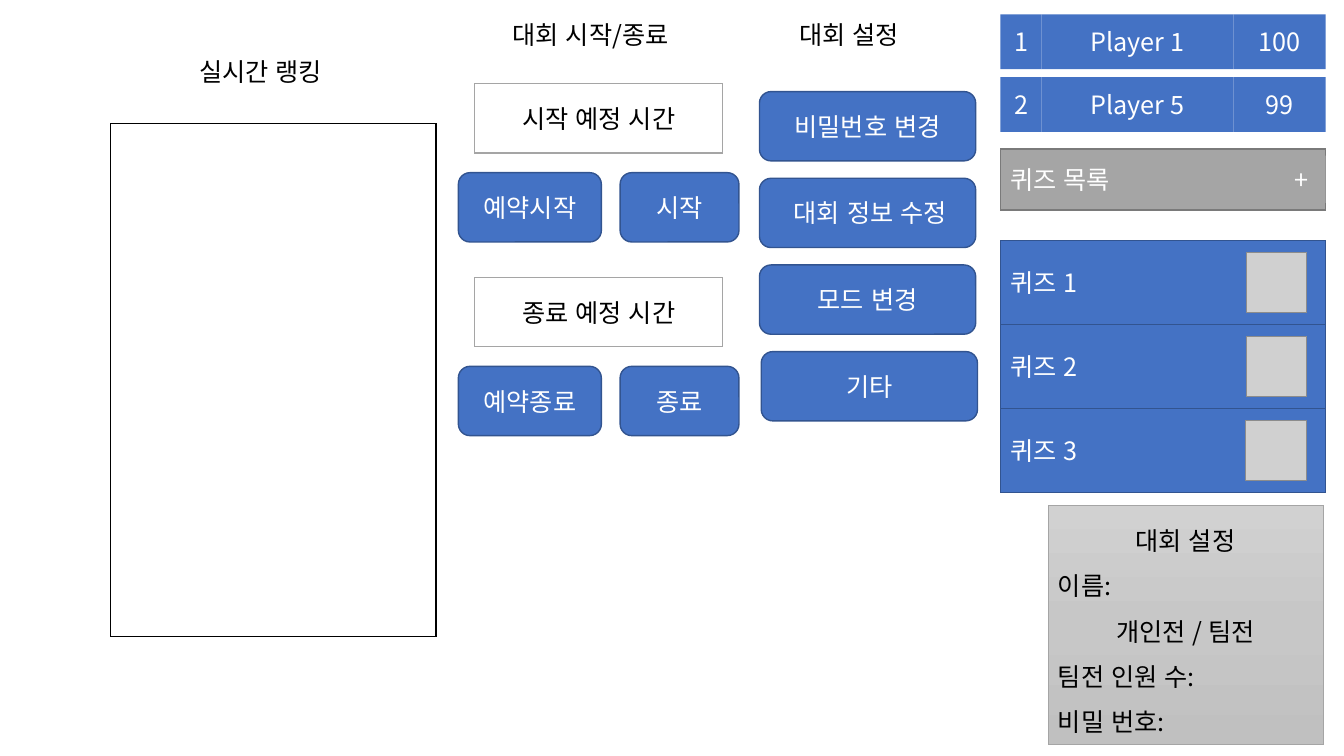
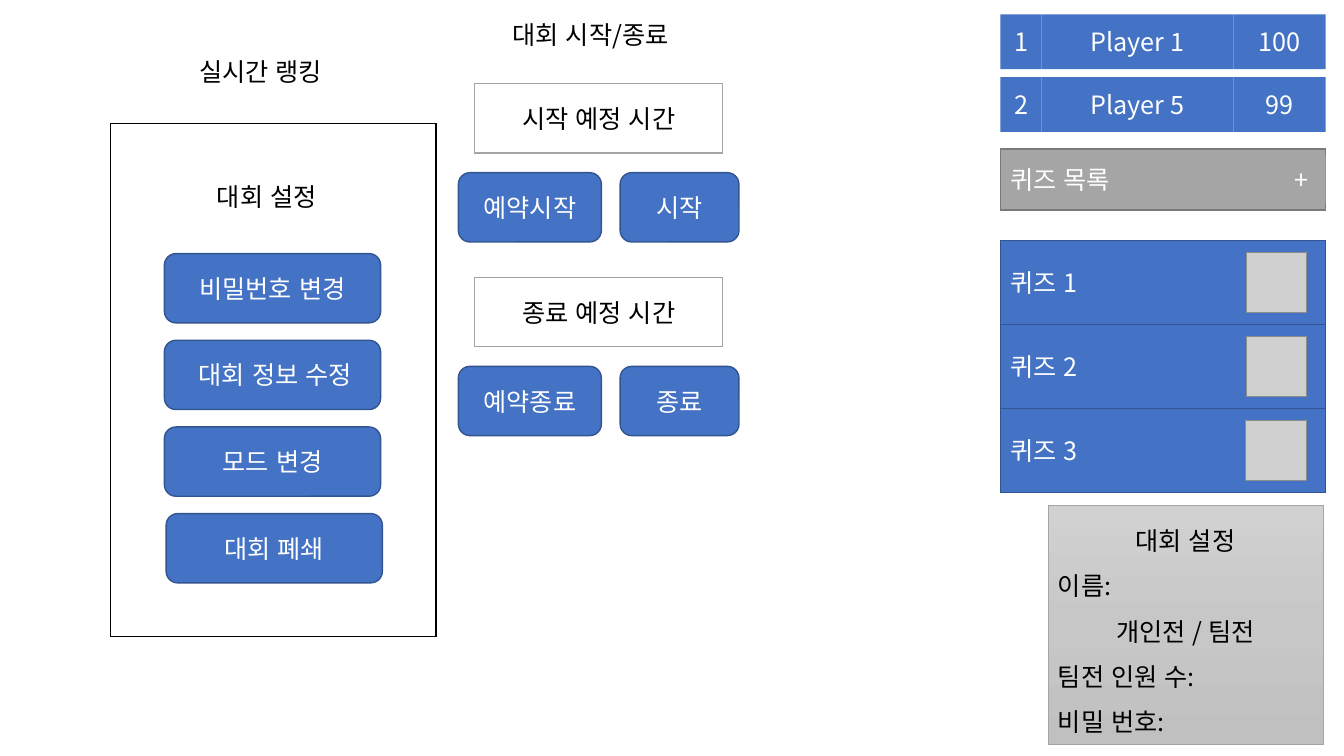
Before and after one commit to teamskh/Project-Treasurehunt_skhu, a slide deck: slide 1 of report/씬 용.pptx. Drawn at 1344x756 pixels with LibreOffice and Linux fonts; fonts in the diff are those of the drawing; grey boxes stand for pictures. Boxes give left, top, right and bottom in pixels: in the first picture for what was removed or moved away, otherwise in the second. Text is boxed around its words. In the diff, an @@ line names an element or a change of style, - is before the commit and + after.

```diff
--- a/report/씬 용.pptx
+++ b/report/씬 용.pptx
@@ text "대회 설정" moved from (x1=799, y1=23, x2=899, y2=46) to (x1=217, y1=185, x2=316, y2=208) @@
@@ rounded rectangle "비밀번호 변경" moved from (x1=759, y1=92, x2=976, y2=161) to (x1=164, y1=254, x2=381, y2=324) @@
@@ rounded rectangle "대회 정보 수정" moved from (x1=759, y1=178, x2=976, y2=248) to (x1=164, y1=341, x2=381, y2=410) @@
@@ rounded rectangle removed at (x1=761, y1=352, x2=978, y2=421) @@
-기타
@@ rounded rectangle "모드 변경" moved from (x1=759, y1=265, x2=976, y2=335) to (x1=164, y1=427, x2=381, y2=497) @@
@@ rounded rectangle added at (x1=166, y1=514, x2=383, y2=584), fill #4472C4, outline #325491 1 pt, 18 pt, text #FFFFFF @@
+대회 폐쇄
```
Also in this commit, not shown: 1 other slide changed, 9 other files.
